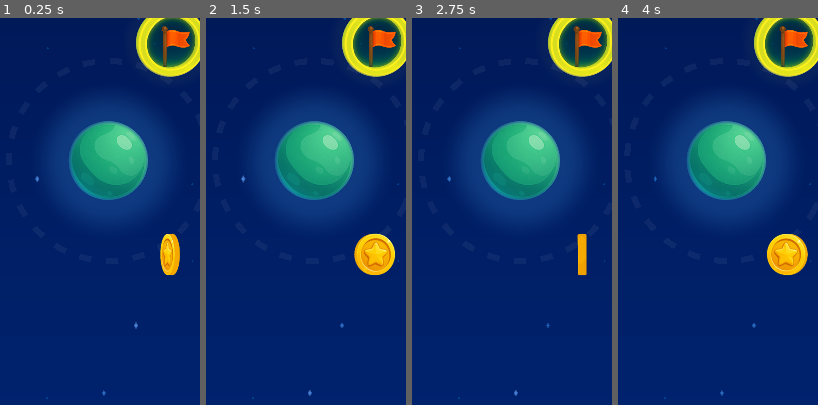
Above: before the commit, frames 1-4 (left to right).
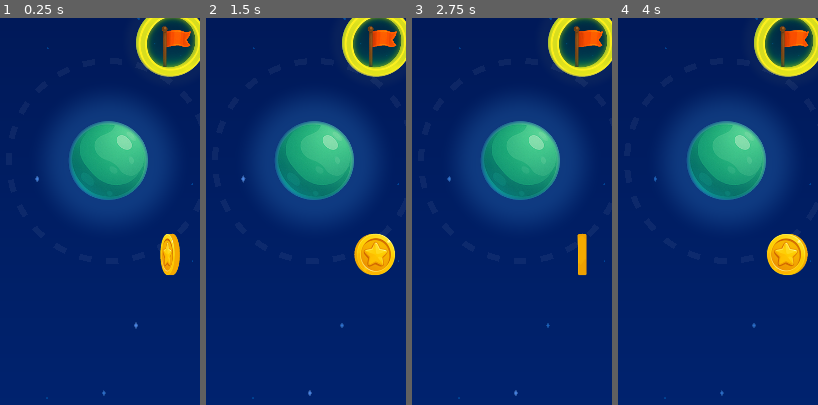
Above: after the commit, the same moments.

Repository: nbarkoch/spacecraft-launcher
Game: Godot game, scene res://scenes/game.tscn
Two runs of this game, one before a commit and one after it. Both use one fixed random seed, a clock stepped at 60 frames per second and the inputs below.
Inputs (mouse positions are % of the whole screen's width and height, from its top left):
- Up to frame 1 (0.25 s): no input
- Up to frame 2 (1.5 s): tap Enter at 0.5 s; move the mouse to (50, 95) at 0.52 s; press the mouse at (50, 95) at 0.53 s; move the mouse to (30, 53) at 1.27 s; release the mouse at (30, 53) at 1.28 s; click (30, 53) at 1.35 s
- Up to frame 3 (2.75 s): move the mouse to (60, 26) at 2.02 s; press the mouse at (60, 26) at 2.03 s
- Up to frame 4 (4 s): move the mouse to (45, 69) at 2.77 s; release the mouse at (45, 69) at 2.78 s; click (45, 69) at 2.85 s; move the mouse to (80, 64) at 3.52 s; press the mouse at (80, 64) at 3.53 s
The pictures show only the part of the screen within x 8-58%, y 3-53%; the shares and areas given below are measured in that part.

The runs differ from the first frame. In frame 1, 0.2% of the frame differs, in the area x 82-96%, y 2-12%; in frame 2, 0.2%; in frame 3, 0.2%; in frame 4, 0.2%.

Commit message:
add flag animation

Diff:
--- a/scenes/target_area.tscn
+++ b/scenes/target_area.tscn
@@ -1,9 +1,9 @@
-[gd_scene load_steps=10 format=3 uid="uid://vvpan4smuxbd"]
+[gd_scene load_steps=17 format=3 uid="uid://vvpan4smuxbd"]
 
 [ext_resource type="Script" path="res://scripts/target_area.gd" id="1_tmo7r"]
 [ext_resource type="Shader" path="res://shaders/planet_glow.gdshader" id="2_texvw"]
 [ext_resource type="Texture2D" uid="uid://drsqf5fq3bab6" path="res://sprites/target_ring.png" id="3_l5qre"]
-[ext_resource type="Texture2D" uid="uid://dpg5eqdm1jquv" path="res://sprites/target_flag.png" id="4_8nhl3"]
+[ext_resource type="Texture2D" uid="uid://cd332yxfu10gj" path="res://sprites/target_flag_anim.png" id="4_al6on"]
 
 [sub_resource type="ShaderMaterial" id="ShaderMaterial_emrac"]
 shader = ExtResource("2_texvw")
@@ -30,34 +30,10 @@
 tracks/1/type = "value"
 tracks/1/imported = false
 tracks/1/enabled = true
-tracks/1/path = NodePath("FlagClipContainer/SpriteFlag:position")
+tracks/1/path = NodePath("FlagClipContainer:size")
 tracks/1/interp = 1
 tracks/1/loop_wrap = true
 tracks/1/keys = {
-"times": PackedFloat32Array(0),
-"transitions": PackedFloat32Array(1),
-"update": 0,
-"values": [Vector2(12, 12)]
-}
-tracks/2/type = "value"
-tracks/2/imported = false
-tracks/2/enabled = true
-tracks/2/path = NodePath("FlagClipContainer/SpriteFlag:rotation")
-tracks/2/interp = 1
-tracks/2/loop_wrap = true
-tracks/2/keys = {
-"times": PackedFloat32Array(0),
-"transitions": PackedFloat32Array(1),
-"update": 0,
-"values": [0.0]
-}
-tracks/3/type = "value"
-tracks/3/imported = false
-tracks/3/enabled = true
-tracks/3/path = NodePath("FlagClipContainer:size")
-tracks/3/interp = 1
-tracks/3/loop_wrap = true
-tracks/3/keys = {
 "times": PackedFloat32Array(0),
 "transitions": PackedFloat32Array(1),
 "update": 0,
@@ -81,38 +57,38 @@
 tracks/1/type = "value"
 tracks/1/imported = false
 tracks/1/enabled = true
-tracks/1/path = NodePath("FlagClipContainer/SpriteFlag:position")
+tracks/1/path = NodePath("FlagClipContainer:size")
 tracks/1/interp = 1
 tracks/1/loop_wrap = true
 tracks/1/keys = {
-"times": PackedFloat32Array(0, 0.2),
-"transitions": PackedFloat32Array(1, 1),
+"times": PackedFloat32Array(0, 0.1, 0.2),
+"transitions": PackedFloat32Array(1, 1, 1),
 "update": 0,
-"values": [Vector2(12, 12), Vector2(12, 29)]
+"values": [Vector2(24, 26), Vector2(28, 25), Vector2(21, 21)]
 }
 tracks/2/type = "value"
 tracks/2/imported = false
 tracks/2/enabled = true
-tracks/2/path = NodePath("FlagClipContainer/SpriteFlag:rotation")
+tracks/2/path = NodePath("FlagClipContainer/AnimatedSpriteFlag:position")
 tracks/2/interp = 1
 tracks/2/loop_wrap = true
 tracks/2/keys = {
 "times": PackedFloat32Array(0, 0.2),
 "transitions": PackedFloat32Array(1, 1),
 "update": 0,
-"values": [0.0, 1.41483]
+"values": [Vector2(12, 12), Vector2(12, 29)]
 }
 tracks/3/type = "value"
 tracks/3/imported = false
 tracks/3/enabled = true
-tracks/3/path = NodePath("FlagClipContainer:size")
+tracks/3/path = NodePath("FlagClipContainer/AnimatedSpriteFlag:rotation")
 tracks/3/interp = 1
 tracks/3/loop_wrap = true
 tracks/3/keys = {
-"times": PackedFloat32Array(0, 0.1, 0.2),
-"transitions": PackedFloat32Array(1, 1, 1),
+"times": PackedFloat32Array(0, 0.2),
+"transitions": PackedFloat32Array(1, 1),
 "update": 0,
-"values": [Vector2(24, 26), Vector2(28, 25), Vector2(21, 21)]
+"values": [0.0, 1.41546]
 }
 
 [sub_resource type="AnimationLibrary" id="AnimationLibrary_5lx2b"]
@@ -123,6 +99,56 @@
 
 [sub_resource type="CircleShape2D" id="CircleShape2D_wgi2b"]
 radius = 7.0
+
+[sub_resource type="AtlasTexture" id="AtlasTexture_2i4hl"]
+atlas = ExtResource("4_al6on")
+region = Rect2(0, 0, 300, 300)
+
+[sub_resource type="AtlasTexture" id="AtlasTexture_s1ah3"]
+atlas = ExtResource("4_al6on")
+region = Rect2(300, 0, 300, 300)
+
+[sub_resource type="AtlasTexture" id="AtlasTexture_yevyu"]
+atlas = ExtResource("4_al6on")
+region = Rect2(600, 0, 300, 300)
+
+[sub_resource type="AtlasTexture" id="AtlasTexture_gnbpw"]
+atlas = ExtResource("4_al6on")
+region = Rect2(900, 0, 300, 300)
+
+[sub_resource type="AtlasTexture" id="AtlasTexture_3fnh6"]
+atlas = ExtResource("4_al6on")
+region = Rect2(1200, 0, 300, 300)
+
+[sub_resource type="AtlasTexture" id="AtlasTexture_4xtb3"]
+atlas = ExtResource("4_al6on")
+region = Rect2(1500, 0, 300, 300)
+
+[sub_resource type="SpriteFrames" id="SpriteFrames_g6mek"]
+animations = [{
+"frames": [{
+"duration": 1.0,
+"texture": SubResource("AtlasTexture_2i4hl")
+}, {
+"duration": 1.0,
+"texture": SubResource("AtlasTexture_s1ah3")
+}, {
+"duration": 1.0,
+"texture": SubResource("AtlasTexture_yevyu")
+}, {
+"duration": 1.0,
+"texture": SubResource("AtlasTexture_gnbpw")
+}, {
+"duration": 1.0,
+"texture": SubResource("AtlasTexture_3fnh6")
+}, {
+"duration": 1.0,
+"texture": SubResource("AtlasTexture_4xtb3")
+}],
+"loop": true,
+"name": &"default",
+"speed": 5.0
+}]
 
 [node name="TargetArea" type="Area2D"]
 z_index = -2
@@ -159,9 +185,11 @@
 grow_horizontal = 2
 grow_vertical = 2
 
-[node name="SpriteFlag" type="Sprite2D" parent="FlagClipContainer"]
+[node name="AnimatedSpriteFlag" type="AnimatedSprite2D" parent="FlagClipContainer"]
 position = Vector2(12, 12)
 scale = Vector2(0.173333, 0.173333)
-texture = ExtResource("4_8nhl3")
+sprite_frames = SubResource("SpriteFrames_g6mek")
+autoplay = "default"
+frame_progress = 0.149739
 
 [connection signal="body_entered" from="." to="." method="_on_body_entered"]
Binary file removed: sprites/target.png
Binary file removed: sprites/target2.png
Not shown, removed: sprites/target2.png.import
Binary file added: sprites/target_flag_anim.png
Not shown, changed: sprites/target_flag_anim.png.import
